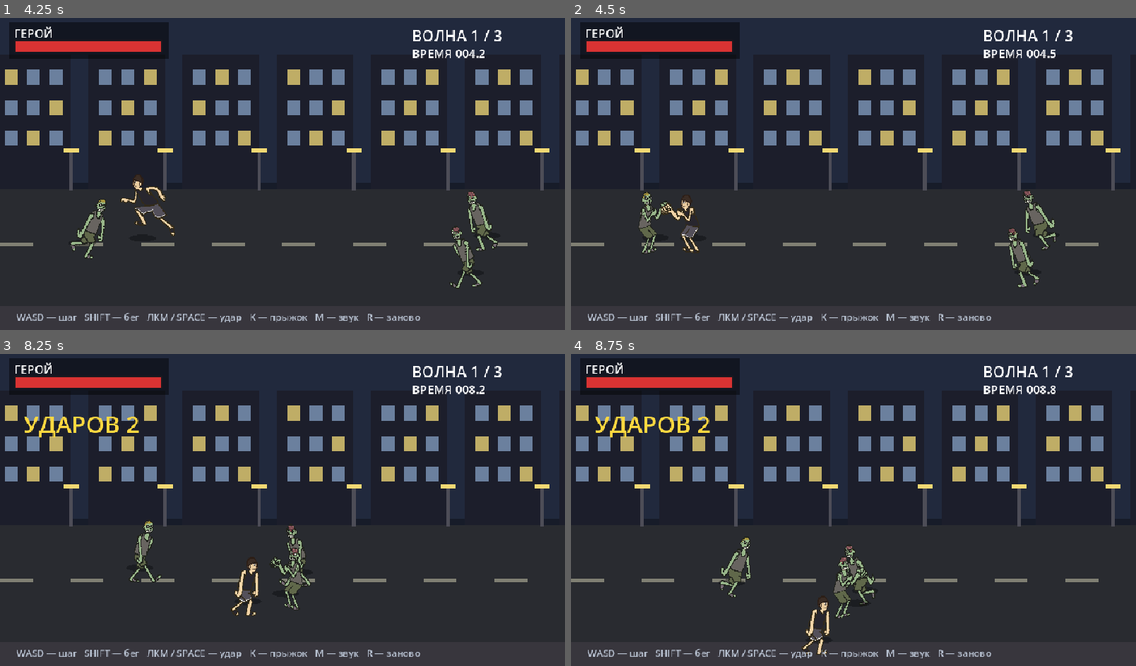
Above: before the commit, frames 1-4 (two rows, left to right).
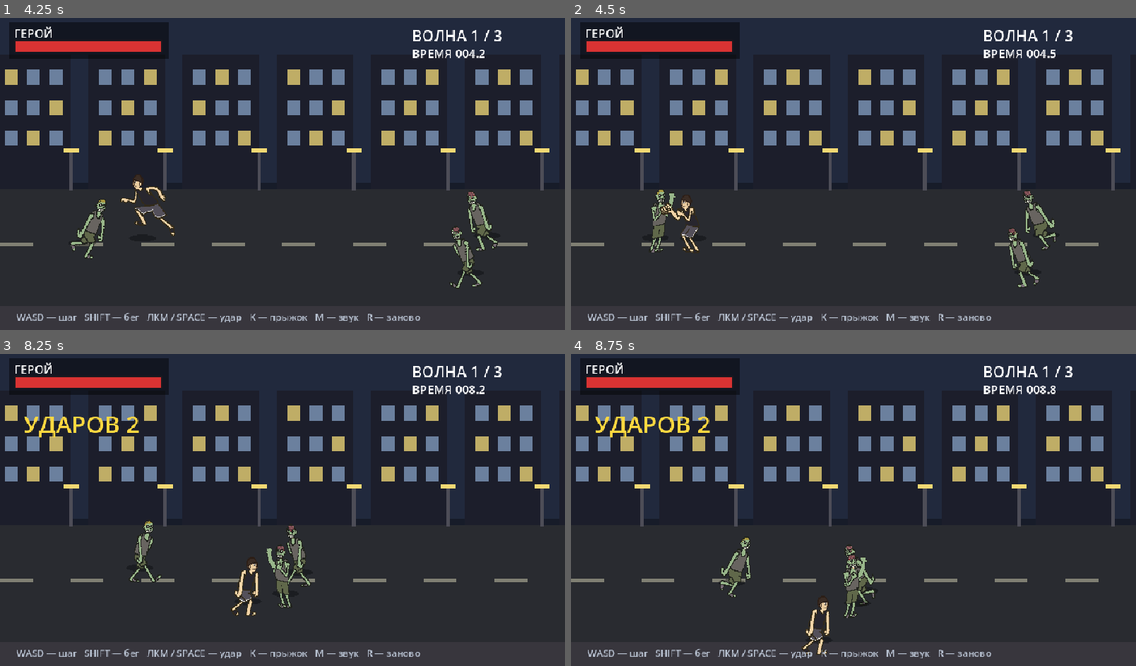
Above: after the commit, the same moments.

Repository: Kirtus228/zombie-beat
Game: Godot game, scene res://main.tscn
The game is run twice, just before and just after one commit, with the same random seed, the same clock (stepped at 60 frames per second) and the same inputs. Sound files missing from this copy of the repository are replaced by a short silence.
Inputs (mouse positions are in pixels of both pictures, inside the frame that each line leads up to):
- Up to frame 1 (4.25 s): tap Enter at 0.5 s; move the mouse to (406, 155) at 0.52 s; hold D (move_right) 0.53-1.28 s; click (406, 155) at 0.6 s; tap K (jump) at 0.77, 1.52, 3.02, 3.77 s; move the mouse to (169, 186) at 1.27 s; hold S (move_down) 1.28-2.03 s; tap Shift (run) at 1.35 s; move the mouse to (339, 102) at 2.02 s; hold D (move_right) 2.03-2.78 s; tap Space at 2.1 s; move the mouse to (254, 236) at 2.77 s; hold W (move_up) 2.78-3.53 s; click (254, 236) at 2.85 s; move the mouse to (452, 217) at 3.52 s; hold A (move_left) from 3.53 s (still down); hold Shift (run) from 3.53 s (still down)
- Up to frame 2 (4.5 s): keep holding A (move_left); move the mouse to (684, 124) at 4.27 s; release Shift (run) at 4.28 s; tap Space at 4.35 s
- Up to frame 3 (8.25 s): tap K (jump) at 4.52, 6.02, 6.77, 7.52 s; move the mouse to (310, 506) at 5.02 s; release A (move_left) at 5.03 s; hold S (move_down) 5.03-5.78 s; click (310, 506) at 5.1 s; move the mouse to (197, 428) at 5.77 s; hold D (move_right) 5.78-6.53 s; tap Shift (run) at 5.85 s; move the mouse to (406, 491) at 6.52 s; hold W (move_up) 6.53-7.28 s; tap Space at 6.6 s; move the mouse to (169, 522) at 7.27 s; hold D (move_right) 7.28-8.03 s; click (169, 522) at 7.35 s; move the mouse to (339, 438) at 8.02 s; hold S (move_down) from 8.03 s (still down); hold Shift (run) from 8.03 s (still down)
- Up to frame 4 (8.75 s): keep holding S (move_down); keep holding Shift (run)

Frame 1 is identical in both runs. In frame 2, 0.5% of the frame differs, in the area x 12-19%, y 55-76%; in frame 3, 0.5%, in the area x 47-54%, y 61-82%; in frame 4, 0.5%.

Commit message:
zombies: arm itself goes up on the windup then down to the chest; no body lean back

Diff:
--- a/scripts/fighter.gd
+++ b/scripts/fighter.gd
@@ -20,14 +20,14 @@
 # Кулака в этой цепочке нет ни в одном кадре.
 # Сверху-вниз добавляет не только кадр: корпус отклоняется НАЗАД на замахе и
 # падает ВПЕРЁД на ударе (PITCH_*), поэтому рука идёт дугой сверху.
-const Z_ATK_FRAMES: Array[String] = ["claw_wind", "claw_wind", "claw_go", "claw_go", "claw_go", "punch2_1"]
+const Z_ATK_FRAMES: Array[String] = ["claw_wind", "claw_wind", "claw_go", "claw_go", "claw_go", "claw_back"]
 const Z_CONTACT_FRAME := "claw_go"   # кадр, на котором когти достают цель
 const Z_ATK_FPS := 10.0
 const Z_ATK_HOLD := 0.6        # длина всей анимации удара, с
 const Z_CONTACT_T := 0.2       # момент касания внутри удара: на нём включается урон
 const Z_LUNGE := 22.0          # рывок корпуса к цели, px
-const Z_PITCH_BACK := 8.0      # наклон назад на замахе, градусы
-const Z_PITCH_FRONT := 11.0    # свал вперёд на ударе, градусы
+const Z_PITCH_BACK := 0.0     # корпус назад НЕ откидываем: рука сама идёт вверх
+const Z_PITCH_FRONT := 5.0     # только лёгкий свал вперёд на самом ударе, градусы
 const Z_READY_FRAME := "claw_wind"
 const Z_WALK_FPS := 6.5             # походка зомби медленнее человеческой (у героя 12)
 const JUMP_TIME := 0.52    # прыжок: время в воздухе
--- a/tools/test_controls.gd
+++ b/tools/test_controls.gd
@@ -64,7 +64,7 @@
 	ok(enemy.Z_CONTACT_T > 0.0 and enemy.Z_CONTACT_T < enemy.Z_ATK_HOLD, "касание внутри удара: %.2f < %.2f" % [enemy.Z_CONTACT_T, enemy.Z_ATK_HOLD])
 	var contact_idx := int(enemy.Z_CONTACT_T * enemy.Z_ATK_FPS)
 	ok(String(enemy.Z_ATK_FRAMES[contact_idx]) == String(enemy.Z_CONTACT_FRAME), "в момент касания в кадре свал вниз (кадр %d = %s)" % [contact_idx, enemy.Z_CONTACT_FRAME])
-	ok(enemy.Z_PITCH_FRONT > 0.0 and enemy.Z_PITCH_BACK > 0.0, "корпус откидывается назад и падает вперёд")
+	ok(enemy.Z_PITCH_BACK == 0.0 and enemy.Z_PITCH_FRONT > 0.0, "корпус назад не откидывается: рука идёт вверх сама")
 	# удар не мелькает: покадрово видно и замах, и касание
 	ok(enemy.Z_ATK_HOLD >= 0.5, "удар не мелькает: %.2f с" % enemy.Z_ATK_HOLD)
 	# шаг зомби медленнее человеческого
Binary file added: assets/zombie/claw_back.png
Not shown, added: assets/zombie/claw_back.png.import
Binary file changed: assets/zombie/claw_go.png
Binary file changed: assets/zombie/claw_wind.png
Binary file added: assets/zombie_brain/claw_back.png
Not shown, added: assets/zombie_brain/claw_back.png.import
Binary file changed: assets/zombie_brain/claw_go.png
Binary file changed: assets/zombie_brain/claw_wind.png
Not shown, changed: docs/version.txt
Not shown, changed: docs/index.pck
